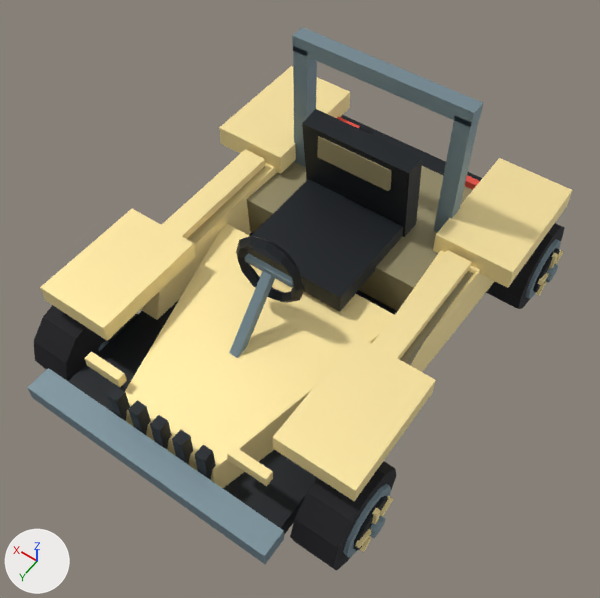
Two versions of the glTF model DLC/RickMorty/assets/kart/rick-morty/morty/kart.glb, one commit apart.
One viewpoint serves both versions: a 50 mm lens placed at (-1.84, 2.73, 4.49), pointed at (-0.1, 0.28, 0.65). Lighting does not change. The marker at lower left points along +X, +Y and +Z. The picture after the commit comes second. Where no turn or scale is listed for an object, it has been applied to the vertices. Vertices at exactly the same position are counted once.

Objects in the first picture: 'chassis', 'wheel-front-left', 'wheel-front-right', 'wheel-rear-left'.
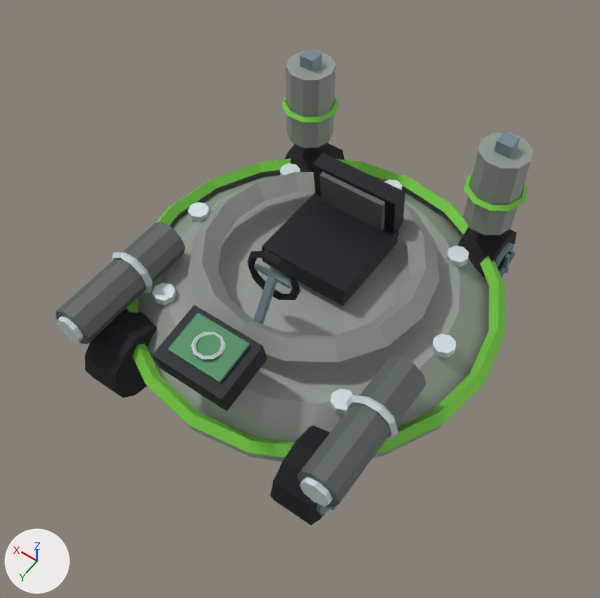
Patch to the scene script:
```diff
--- a/DLC/RickMorty/assets/kart/rick-morty/morty/kart.glb.py
+++ b/DLC/RickMorty/assets/kart/rick-morty/morty/kart.glb.py
@@ me_wheel_front_left @@
-me_wheel_front_left.from_pydata(...)  # 132 vertices, 228 faces; spans x -0.221..0.135, y -0.31..0.31, z -0.31..0.31
+me_wheel_front_left.from_pydata(...)  # 113 vertices, 196 faces; spans x -0.182..0.125, y -0.25..0.25, z -0.25..0.25
+# me_wheel_front_left part 1: the loose piece of 26 vertices spanning x -0.135..0.135, y -0.31..0.31, z -0.31..0.31 is rebuilt with 51 vertices and now spans x -0.149..0.125, y -0.25..0.25, z -0.25..0.25
+# me_wheel_front_left part 2: 106 vertices removed from x -0.221..-0.134, y -0.217..0.217, z -0.217..0.217; 32 vertices added at x -0.182..-0.158, y -0.124..0.124, z -0.11..0.053
+# other edits to the shape of me_wheel_front_left do not show in these pictures
 me_wheel_front_left.materials.append(mat_wheel_vertex_colours)
@@ me_wheel_rear_left @@
-me_wheel_rear_left.from_pydata(...)  # 132 vertices, 228 faces; spans x -0.221..0.135, y -0.31..0.31, z -0.31..0.31
+me_wheel_rear_left.from_pydata(...)  # 113 vertices, 196 faces; spans x -0.182..0.125, y -0.25..0.25, z -0.25..0.25
+# me_wheel_rear_left part 3: a new loose piece, a 10-sided cylinder along x spanning x -0.165..-0.14, y -0.107..0.107, z -0.112..0.113, in mat_wheel_vertex_colours
+# me_wheel_rear_left part 4: a new loose piece, a box spanning x -0.182..-0.158, y -0.015..0.015, z 0.0..0.125, in mat_wheel_vertex_colours
+# me_wheel_rear_left part 5: the loose piece of 26 vertices spanning x -0.135..0.135, y -0.31..0.31, z -0.31..0.31 is rebuilt with 51 vertices and now spans x -0.149..0.125, y -0.25..0.25, z -0.25..0.25
+# me_wheel_rear_left part 6: 106 vertices removed from x -0.221..-0.134, y -0.217..0.217, z -0.217..0.217; 32 vertices added at x -0.182..-0.158, y -0.124..0.124, z -0.11..0.053
 me_wheel_rear_left.materials.append(mat_wheel_vertex_colours)
@@ me_wheel_front_right @@
-me_wheel_front_right.from_pydata(...)  # 132 vertices, 228 faces; spans x -0.135..0.221, y -0.31..0.31, z -0.31..0.31
+me_wheel_front_right.from_pydata(...)  # 113 vertices, 196 faces; spans x -0.125..0.182, y -0.25..0.25, z -0.25..0.25
+# me_wheel_front_right part 7: the loose piece of 26 vertices spanning x -0.135..0.135, y -0.31..0.31, z -0.31..0.31 is rebuilt with 51 vertices and now spans x -0.125..0.149, y -0.25..0.25, z -0.25..0.25
+# other edits to the shape of me_wheel_front_right do not show in these pictures
 me_wheel_front_right.materials.append(mat_wheel_vertex_colours)
@@ ob_chassis @@
-ob_chassis = bpy.data.objects.new('chassis', me_chassis)
@@ ob_wheel_front_left @@
 ob_wheel_front_left = bpy.data.objects.new('wheel-front-left', me_wheel_front_left)
-ob_wheel_front_left.location = (-0.95, 1.065, 0.31)
+ob_wheel_front_left.location = (-0.7, 0.98, 0.25)
@@ ob_wheel_rear_left @@
 ob_wheel_rear_left = bpy.data.objects.new('wheel-rear-left', me_wheel_rear_left)
-ob_wheel_rear_left.location = (-0.95, -1.065, 0.31)
+ob_wheel_rear_left.location = (-0.7, -0.98, 0.25)
@@ ob_wheel_front_right @@
 ob_wheel_front_right = bpy.data.objects.new('wheel-front-right', me_wheel_front_right)
-ob_wheel_front_right.location = (0.95, 1.065, 0.31)
+ob_wheel_front_right.location = (0.7, 0.98, 0.25)
@@ ob_identity_saucer_motif_tanks @@
+ob_identity_saucer_motif_tanks = bpy.data.objects.new('identity-saucer-motif-tanks', me_identity_saucer_motif_tanks)  # a 10-sided cylinder along z spanning x -0.85..-0.53, y -1.09..-0.79, z 0.66..1.22; a box spanning x -0.74..-0.64, y -0.99..-0.89, z 1.22..1.3; a torus around z (ring radius 0.17, tube radius 0.03) spanning x -0.88..-0.5, y -1.13..-0.75, z 0.88..0.94; a 10-sided cylinder along z spanning x 0.53..0.85, y -1.09..-0.79, z 0.66..1.22; a box spanning x 0.64..0.74, y -0.99..-0.89, z 1.22..1.3; a torus around z (ring radius 0.17, tube radius 0.03) spanning x 0.5..0.88, y -1.13..-0.75, z 0.88..0.94
+ob_identity_saucer_motif_tanks.location = (0.0, 0.0, 0.0)
@@ ob_identity_saucer_motif_scanner @@
+ob_identity_saucer_motif_scanner = bpy.data.objects.new('identity-saucer-motif-scanner', me_identity_saucer_motif_scanner)  # 56 vertices, 104 faces; spans x -0.235..0.235, y 0.779..1.161, z 0.681..0.914
+ob_identity_saucer_motif_scanner.location = (0.0, 0.0, 0.0)
@@ ob_identity_saucer_motif_plasma @@
+ob_identity_saucer_motif_plasma = bpy.data.objects.new('identity-saucer-motif-plasma', me_identity_saucer_motif_plasma)  # 160 vertices, 304 faces; spans x -1.02..1.02, y 0.34..1.23, z 0.46..0.78
+ob_identity_saucer_motif_plasma.location = (0.0, 0.0, 0.0)
@@ ob_identity_saucer_driver_cockpit @@
+ob_identity_saucer_driver_cockpit = bpy.data.objects.new('identity-saucer-driver-cockpit', me_identity_saucer_driver_cockpit)  # 80 vertices, 140 faces; spans x -0.3..0.3, y -0.557..0.679, z 0.459..1.086
+ob_identity_saucer_driver_cockpit.location = (0.0, 0.0, 0.0)
@@ ob_identity_saucer_saucer_double_rim @@
+ob_identity_saucer_saucer_double_rim = bpy.data.objects.new('identity-saucer-saucer-double-rim', me_identity_saucer_saucer_double_rim)  # 388 vertices, 704 faces; spans x -1.21..1.21, y -1.21..1.21, z 0.22..0.77
+ob_identity_saucer_saucer_double_rim.location = (0.0, 0.0, 0.0)
```

Changed parts and their boxes (x1, y1, x2, y2) in the pictures (600 x 598 px):
'chassis', deleted (beige)
    before: (27, 27, 573, 564)
'identity-saucer-saucer-double-rim', added
    after: (127, 159, 505, 462)
'identity-saucer-motif-plasma', added
    after: (56, 222, 426, 507)
'identity-saucer-driver-cockpit', added
    after: (247, 153, 405, 324)
'identity-saucer-motif-tanks', added
    after: (281, 48, 533, 235)
'wheel-front-left', reshaped, moved
    before: (290, 461, 397, 571)
    after: (270, 425, 336, 525)
'wheel-front-right', reshaped, moved
    before: (34, 305, 138, 381)
    after: (85, 308, 157, 398)
'identity-saucer-motif-scanner', added
    after: (153, 305, 267, 411)
'wheel-rear-left', reshaped, moved
    before: (486, 223, 565, 309)
    after: (458, 227, 517, 278)
part 1 of me_wheel_front_left, rebuilt
    before: (290, 461, 397, 571)
    after: (270, 425, 330, 525)
part 2 of me_wheel_front_left, cut back (mostly hidden afterwards)
    before: (343, 484, 393, 558)
    after: (329, 506, 336, 510)
part 3 of me_wheel_rear_left, added
    after: (498, 252, 512, 271)
part 4 of me_wheel_rear_left, added
    after: (503, 253, 511, 268)
part 5 of me_wheel_rear_left, rebuilt
    before: (486, 223, 565, 309)
    after: (458, 227, 517, 277)
part 6 of me_wheel_rear_left, cut back
    before: (525, 239, 563, 298)
    after: (499, 251, 515, 278)
